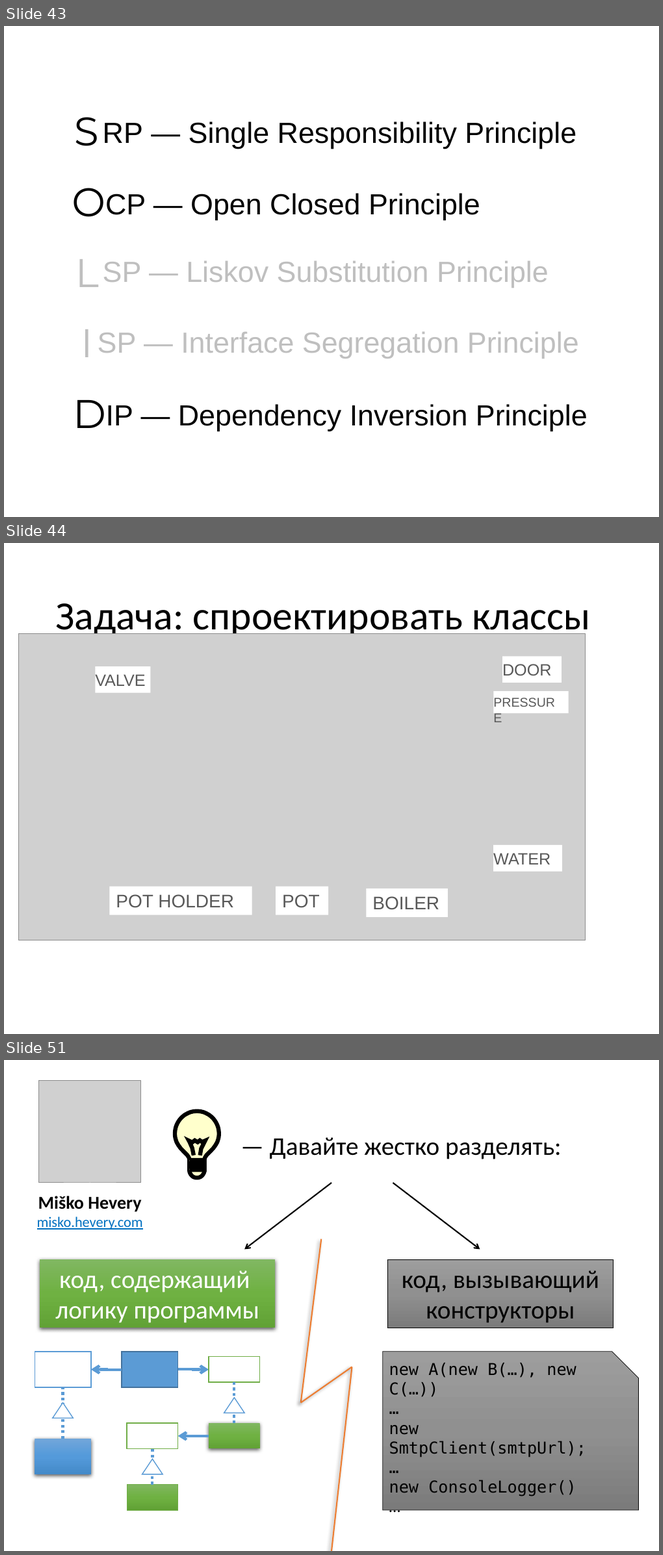
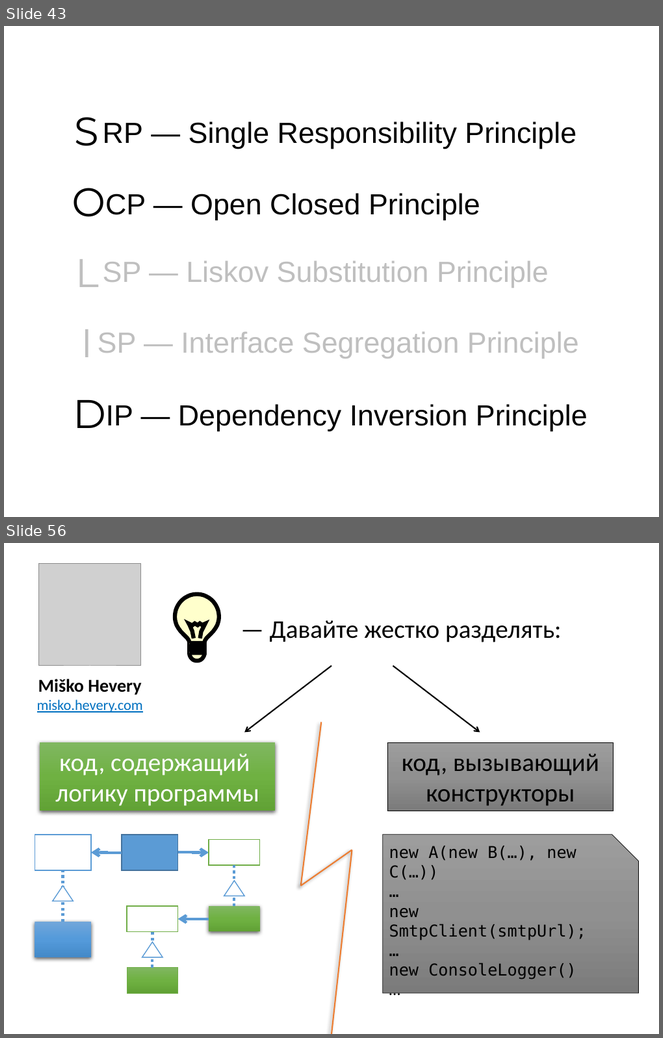
Before and after one commit to mironov-alexey/03-design, a slide deck: design-slides.pptx. Shown one above the other, each under a label of ours: slides 43, 44 and 51 before the commit, slides 43 and 56 after it; the slides between them are not shown. The pictures are 663x1555 and 663x1038 pixels, drawn with LibreOffice and Linux fonts; fonts in the diff are those of the drawing; grey boxes stand for pictures. Boxes give left, top, right and bottom in pixels: in the first picture for what was removed or moved away, otherwise in the second. Text is boxed around its words. In the diff, an @@ line names an element or a change of style, - is before the commit and + after.

```diff
--- a/design-slides.pptx
+++ b/design-slides.pptx
@@ slide 44 removed at (4, 543, 659, 1034), background #FFFFFF @@
@@ title removed at (55, 603, 590, 639) @@
-Задача: спроектировать классы
@@ picture removed at (18, 634, 585, 941) @@
@@ rectangle removed at (503, 656, 562, 683) @@
-DOOR
@@ rectangle removed at (95, 667, 151, 693) @@
-VALVE
@@ rectangle removed at (493, 691, 568, 713) @@
-PRESSURE
@@ rectangle removed at (493, 845, 562, 871) @@
-WATER
@@ rectangle removed at (109, 886, 252, 915) @@
-POT HOLDER
@@ rectangle removed at (276, 886, 328, 915) @@
-POT
@@ rectangle removed at (366, 889, 447, 918) @@
-BOILER
@@ what was slide 51 is now slide 56 @@
```
Also in this commit, not shown: 2 slides changed, 5 slides added, 6 other slides removed, 2 other files.
